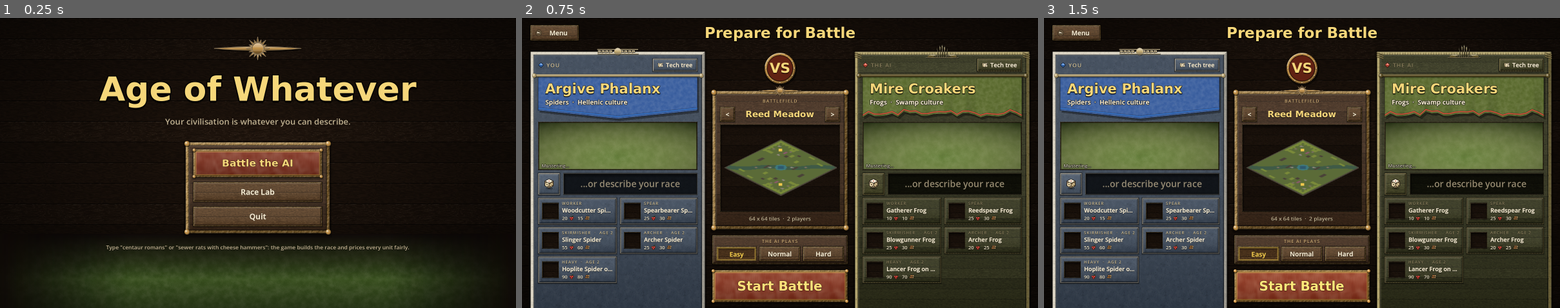
Above: before the commit, frames 1-3 (left to right).
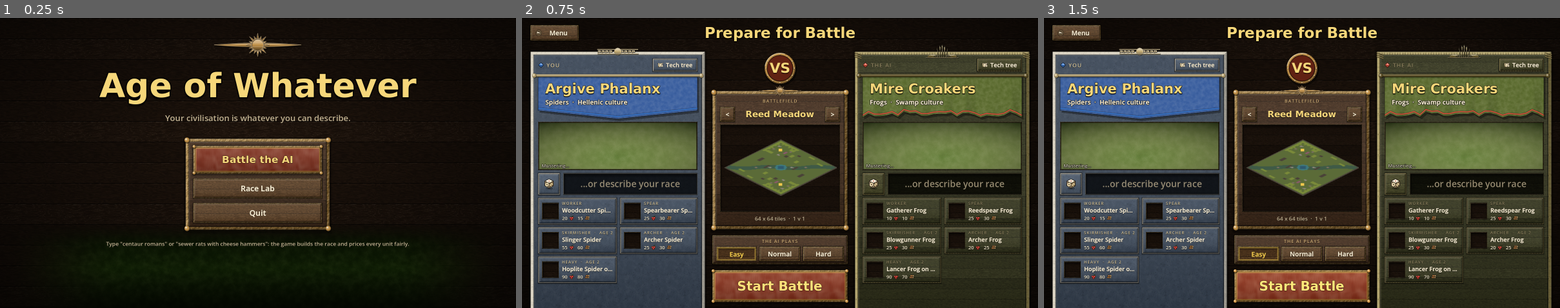
Above: after the commit, the same moments.

Repository: Casaide/age-of-anything
Game: Godot game, scene res://scenes/match_setup.tscn
The game is run twice, just before and just after one commit, with the same random seed, the same clock (stepped at 60 frames per second) and the same inputs.
Inputs:
- Up to frame 1 (0.25 s): no input
- Up to frame 2 (0.75 s): click "Battle the AI" at 0.5 s
- Up to frame 3 (1.5 s): click "Easy" at 1.25 s

The runs differ from the first frame. In frame 1, 20% of the frame differs, in the area x 8-92%, y 5-100%; in frame 2, 0.1%; in frame 3, 0.1%.

Commit message:
Lobby team games (a map with four starts: a compact panel per player in two teams, each with its dice, prompt and AI level; per-player prompts, rerolls, teams and levels into the match, a bot per AI player); the top bar shows how many workers are on each resource (Dominic); the title hill's armies bigger; after captures
Co-Authored-By: Claude Opus 5.5 <noreply@anthropic.com>

Diff:
--- a/data/families.json
+++ b/data/families.json
@@ -37,7 +37,7 @@
    "button": "wood",
    "button_colour": "#4c4c28",
    "primary": "felt",
-   "primary_colour": "#4e6a24",
+   "primary_colour": "#3e5a1e",
    "accent": "#b8e070",
    "metal": "#6a5a2a",
    "ornament": "reeds",
--- a/scenes/match_setup.gd
+++ b/scenes/match_setup.gd
@@ -8,6 +8,8 @@
 ## Start. The match runs in the game view with the AI on side 2 and comes back here when it ends.
 ## Each banner's "Tech tree" button opens that race's tech tree page (scenes/tech_tree.tscn).
 ## Everything has a fixed size, so nothing moves when a race or map changes (Dominic).
+## A map with more than two starts is a team game: a panel per player in two teams (you and an
+## AI ally against two AIs), each with its own dice, prompt and AI level, all rolled on entry.
 ## Run: godot --path . res://scenes/match_setup.tscn
 
 const DataLib := preload("res://src/data_lib.gd")
@@ -20,7 +22,8 @@
 const UiTheme := preload("res://src/view/ui/theme.gd")
 const Mat := preload("res://src/view/ui/ui_materials.gd")
 
-const MAPS := ["reed_meadow", "reed_meadow_large", "flat_test"]   # real maps; choke_test is a movement test (sim_debug lists it)
+const NOT_MAPS := ["choke_test"]   # a movement test (sim_debug lists it)
+var MAPS := _maps()   # every map in data/maps: the real ones first (by name), the test maps last
 const LEVELS := ["Easy", "Normal", "Hard"]
 
 const BASE := 20                 # the lobby's body type in UI pixels (Dominic: "text is all too small")
@@ -30,7 +33,8 @@
 const STAGE_H := 144
 const CARD_H := 72
 const NOTES_H := 70
-const MENU_STAGE_H := 230
+const MENU_STAGE_H := 270
+const MENU_ZOOM := 3.0           # the title screen's armies, bigger
 const STAGE_ZOOM := 2.0          # screen pixels per canvas unit on the preview stage
 const BAKE_AFTER := 0.6          # seconds of no typing before a prompt is re-baked
 const GRASS := Color("#4e6e2a")
@@ -47,8 +51,11 @@
 var map_name: Label
 var map_pic: TextureRect
 var map_note: Label
-var level_pick: OptionButton    # kept for the match (its selected index); shown as three buttons
+var map_data: Dictionary        # the map picked (its starts say how many players)
+var level_card: Control         # 1v1: how hard the AI plays (in a team game each AI panel has its own)
 var level_buttons: Array = []
+var left_col: VBoxContainer     # your team's panels
+var right_col: VBoxContainer    # the other team's
 var tree_page: Control          # the tech tree page, over everything while open
 var menu_layer: Node2D          # the title screen's hill, both armies on it
 var menu_stage: SubViewportContainer
@@ -68,10 +75,6 @@
 	add_child(kit)
 	theme = _theme("")
 	add_child(_backdrop())
-	level_pick = OptionButton.new()
-	for l in LEVELS:
-		level_pick.add_item(l)
-	level_pick.selected = 0
 	menu = _menu()
 	add_child(menu)
 	setup = _setup()
@@ -81,8 +84,6 @@
 	var audio := Audio.of(get_tree())
 	audio.ambience(false)
 	audio.music("lobby")
-	for i in sides.size():   # every side starts rolled (Dominic); the title screen shows the two armies
-		_roll(i)
 
 
 ## The lobby is a designed screen: laid out at DESIGN and scaled to fill the window; the UI-size
@@ -167,15 +168,13 @@
 	vp.add_child(fade)
 	menu_layer = Node2D.new()
 	menu_layer.y_sort_enabled = true
-	menu_layer.scale = Vector2.ONE * STAGE_ZOOM
+	menu_layer.scale = Vector2.ONE * MENU_ZOOM
 	vp.add_child(menu_layer)
-	var shade := TextureRect.new()   # the hill's ends in the dark, so the armies stand in a pool of light
-	shade.texture = _side_shade()
-	shade.size = Vector2(4000, MENU_STAGE_H)
-	shade.stretch_mode = TextureRect.STRETCH_SCALE
-	shade.mouse_filter = Control.MOUSE_FILTER_IGNORE
-	vp.add_child(shade)
-	menu_stage.resized.connect(func(): hill.size.x = menu_stage.size.x; fade.size.x = menu_stage.size.x; shade.size.x = menu_stage.size.x; _muster_menu())
+	var melt := ShaderMaterial.new()   # the hill melts into the table at its top and its ends: a pool of light, no edges
+	melt.shader = Shader.new()
+	melt.shader.code = "shader_type canvas_item;\nvoid fragment() {\n\tvec4 c = texture(TEXTURE, UV) * COLOR;\n\tc.a *= smoothstep(0.0, 0.3, UV.y) * smoothstep(0.0, 0.24, UV.x) * smoothstep(1.0, 0.76, UV.x);\n\tCOLOR = c;\n}\n"
+	menu_stage.material = melt
+	menu_stage.resized.connect(func(): hill.size.x = menu_stage.size.x; fade.size.x = menu_stage.size.x; _muster_menu())
 	root.add_child(menu_stage)
 
 	var centre := CenterContainer.new()
@@ -244,7 +243,7 @@
 		return
 	for n in menu_layer.get_children():
 		n.queue_free()
-	var w: float = menu_stage.size.x / STAGE_ZOOM
+	var w: float = menu_stage.size.x / MENU_ZOOM
 	if w <= 0.0 or kit.icons.is_empty():
 		return
 	for i in sides.size():
@@ -258,9 +257,9 @@
 			view.build(u.recipe, lib, s.team, u.eval.speed)
 			view.scale = Vector2.ONE * ArtKit.UNIT_SCALE
 			view.pose_steps = 8
-			view.art_px = ArtKit.ART_SCALE / STAGE_ZOOM
-			var x := w * (0.4 - 0.065 * k) if i == 0 else w * (0.6 + 0.065 * k)
-			view.position = Vector2(x, MENU_STAGE_H / STAGE_ZOOM * (0.62 if k % 2 == 0 else 0.78))
+			view.art_px = ArtKit.ART_SCALE / MENU_ZOOM
+			var x := w * (0.42 - 0.055 * k) if i == 0 else w * (0.58 + 0.055 * k)
+			view.position = Vector2(x, MENU_STAGE_H / MENU_ZOOM * (0.7 if k % 2 == 0 else 0.86))
 			view.face(1.0 if i == 0 else -1.0)
 			menu_layer.add_child(view)
 
@@ -302,10 +301,59 @@
 	row.add_theme_constant_override("separation", 22)
 	row.size_flags_vertical = Control.SIZE_EXPAND_FILL
 	col.add_child(row)
-	row.add_child(_side_panel(0, "You"))
+	left_col = VBoxContainer.new()
+	left_col.size_flags_horizontal = Control.SIZE_EXPAND_FILL
+	left_col.add_theme_constant_override("separation", 30)   # room for the lower panel's crest
+	row.add_child(left_col)
 	row.add_child(_centre())
-	row.add_child(_side_panel(1, "The AI"))
+	right_col = VBoxContainer.new()
+	right_col.size_flags_horizontal = Control.SIZE_EXPAND_FILL
+	right_col.add_theme_constant_override("separation", 30)
+	row.add_child(right_col)
+	_set_map(0)   # the map says how many sides: their panels are made (and rolled) there
 	return root
+
+
+## Which team player i of n is on: the map's "teams" if it has them (lists of start indices),
+## else the first half against the second; 1v1 is each for themselves.
+func _team_of(i: int, n: int) -> int:
+	if map_data.has("teams"):
+		for t in map_data.teams.size():
+			if i in map_data.teams[t].map(func(v): return int(v)):
+				return t
+	return i if n <= 2 else (0 if i < n / 2 else 1)
+
+
+## A panel per player: your team on the left, the other on the right; compact when there are
+## more than two. What was typed, rolled and picked for a player carries over when the map
+## changes; new players are rolled.
+func _build_sides(n: int) -> void:
+	var keep := []
+	for s in sides:
+		keep.append({"text": s.field.text, "rolled": s.rolled, "reroll": s.reroll, "level": s.level})
+	for c in left_col.get_children() + right_col.get_children():
+		c.get_parent().remove_child(c)
+		c.queue_free()
+	sides.clear()
+	var compact := n > 2
+	for i in n:
+		var t := _team_of(i, n)
+		var who := "You" if i == 0 else ("Your ally (AI)" if t == _team_of(0, n) else "The AI")
+		var panel := _side_panel(i, who, compact)
+		sides[i].side_team = t
+		(left_col if t == _team_of(0, n) else right_col).add_child(panel)
+	for i in n:
+		if i < keep.size():
+			sides[i].field.text = keep[i].text
+			sides[i].rolled = keep[i].rolled
+			sides[i].reroll = keep[i].reroll
+			sides[i].level = keep[i].level
+			_regenerate(i)
+		else:
+			_roll(i)
+	level_card.visible = not compact
+	for k in level_buttons.size():
+		level_buttons[k].set_pressed_no_signal(n > 1 and k == sides[1].level)
 
 
 ## The middle: the cast "vs", the map card, the AI's level, and Start.
@@ -356,9 +404,9 @@
 	map_note = UiTheme.label("", "Dim")
 	map_note.horizontal_alignment = HORIZONTAL_ALIGNMENT_CENTER
 	inner.add_child(map_note)
-	_set_map(0)
 	var level := PanelContainer.new()   # how hard the AI plays: three buttons, one lit
 	level.theme_type_variation = "Card"
+	level_card = level
 	col.add_child(level)
 	var lcol := VBoxContainer.new()
 	lcol.add_theme_constant_override("separation", 6)
@@ -374,10 +422,10 @@
 		var b := UiTheme.button(LEVELS[k])
 		b.toggle_mode = true
 		b.button_group = group
-		b.button_pressed = k == level_pick.selected
+		b.button_pressed = k == 0
 		b.size_flags_horizontal = Control.SIZE_EXPAND_FILL
 		b.custom_minimum_size.y = 46
-		b.toggled.connect(func(on): if on: level_pick.selected = k)
+		b.toggled.connect(func(on): if on and sides.size() > 1: sides[1].level = k)
 		lrow.add_child(b)
 		level_buttons.append(b)
 	var start := UiTheme.button("Start Battle", true)
@@ -396,12 +444,15 @@
 
 
 ## One side's panel, in its race's culture: who it is and the tech tree, the race's banner,
-## its army on a lit stage, the dice and the prompt, the roster as cards, the notes.
-func _side_panel(i: int, who: String) -> Control:
+## its army on a lit stage, the dice and the prompt, the roster as cards, the notes. Compact (a
+## team game, two panels a column): a smaller banner and stage, the roster as portraits (their
+## names and costs on hover), the notes on the banner's hover, an AI's level in its top row.
+func _side_panel(i: int, who: String, compact := false) -> Control:
 	var team := Color(lib.palettes.teams[i])
 	var card := PanelContainer.new()
 	card.theme_type_variation = "CrestFrame"
 	card.size_flags_horizontal = Control.SIZE_EXPAND_FILL
+	card.size_flags_vertical = Control.SIZE_EXPAND_FILL   # two to a column share it; the stages take the slack
 	var col := VBoxContainer.new()
 	col.add_theme_constant_override("separation", 9)
 	card.add_child(col)
@@ -417,21 +468,32 @@
 	whol.size_flags_horizontal = Control.SIZE_EXPAND_FILL
 	whol.size_flags_vertical = Control.SIZE_SHRINK_CENTER
 	top.add_child(whol)
+	if compact and i > 0:   # this AI's level, in its own panel
+		var group := ButtonGroup.new()
+		for k in LEVELS.size():
+			var lb := UiTheme.button(LEVELS[k])
+			lb.toggle_mode = true
+			lb.button_group = group
+			lb.button_pressed = k == 0
+			lb.add_theme_font_size_override("font_size", 15)
+			lb.custom_minimum_size = Vector2(0, 38)
+			lb.toggled.connect(func(on): if on: sides[i].level = k)
+			top.add_child(lb)
 	var tree_b := UiTheme.button("Tech tree")
 	tree_b.icon = Icons.texture("research")
 	tree_b.add_theme_constant_override("icon_max_width", 22)
-	tree_b.add_theme_font_size_override("font_size", 18)
+	tree_b.add_theme_font_size_override("font_size", 16 if compact else 18)
 	tree_b.tooltip_text = "Everything this race can build, train and research, and its bonuses"
 	tree_b.pressed.connect(func(): _open_tree(i))
 	top.add_child(tree_b)
 	col.add_child(top)
 	var banner := PanelContainer.new()
-	banner.custom_minimum_size.y = BANNER_H
+	banner.custom_minimum_size.y = 72 if compact else BANNER_H
 	var bcol := VBoxContainer.new()
 	bcol.add_theme_constant_override("separation", -2)
 	banner.add_child(bcol)
 	var name := UiTheme.label("", "Title")
-	name.add_theme_font_size_override("font_size", 42)
+	name.add_theme_font_size_override("font_size", 30 if compact else 42)
 	name.clip_text = true
 	name.text_overrun_behavior = TextServer.OVERRUN_TRIM_ELLIPSIS
 	bcol.add_child(name)
@@ -447,7 +509,7 @@
 	well.size_flags_vertical = Control.SIZE_EXPAND_FILL   # the stage takes what the window spares
 	col.add_child(well)
 	var stage := SubViewportContainer.new()
-	stage.custom_minimum_size = Vector2(0, STAGE_H)
+	stage.custom_minimum_size = Vector2(0, 84 if compact else STAGE_H)
 	stage.size_flags_vertical = Control.SIZE_EXPAND_FILL
 	stage.stretch = true
 	var vp := SubViewport.new()
@@ -481,6 +543,7 @@
 	status.size_flags_vertical = Control.SIZE_SHRINK_END
 	status.size_flags_horizontal = Control.SIZE_SHRINK_BEGIN
 	status.mouse_filter = Control.MOUSE_FILTER_IGNORE
+	status.visible = not compact
 	well.add_child(status)
 	# The dice, then the prompt (Dominic: the dice is the main thing; every side starts rolled,
 	# the box starts empty, no menu of presets).
@@ -490,7 +553,7 @@
 	var dice := Button.new()
 	dice.icon = Icons.texture("dice")
 	dice.expand_icon = true
-	dice.custom_minimum_size = Vector2(68, 68)
+	dice.custom_minimum_size = Vector2.ONE * (54 if compact else 68)
 	dice.focus_mode = Control.FOCUS_NONE
 	dice.tooltip_text = "Roll the dice: a new race (with words in the box, another roll of those words)"
 	dice.pressed.connect(func(): _roll(i))
@@ -498,18 +561,18 @@
 	prompt.add_child(dice)
 	var field := LineEdit.new()
 	field.placeholder_text = "...or describe your race"
-	field.custom_minimum_size = Vector2(0, 68)
+	field.custom_minimum_size = Vector2(0, 54 if compact else 68)
 	field.size_flags_horizontal = Control.SIZE_EXPAND_FILL
 	field.alignment = HORIZONTAL_ALIGNMENT_CENTER
-	field.add_theme_font_size_override("font_size", 28)
+	field.add_theme_font_size_override("font_size", 22 if compact else 28)
 	field.text_changed.connect(func(_t): sides[i].reroll = 0; _regenerate(i))
 	field.text_submitted.connect(func(_t): _regenerate(i))   # Enter shows the race; only Start starts (Fable)
 	prompt.add_child(field)
 	var units := GridContainer.new()   # the roster as cards: portrait, name, role and cost
-	units.columns = 2
-	units.add_theme_constant_override("h_separation", 10)
+	units.columns = 6 if compact else 2
+	units.add_theme_constant_override("h_separation", 8 if compact else 10)
 	units.add_theme_constant_override("v_separation", 8)
-	units.custom_minimum_size.y = CARD_H * 3 + 16
+	units.custom_minimum_size.y = 54 if compact else CARD_H * 3 + 16
 	col.add_child(units)
 	var roster := RichTextLabel.new()   # the generator's notes
 	roster.bbcode_enabled = true
@@ -521,8 +584,10 @@
 	roster.add_theme_constant_override("line_separation", -2)
 	roster.add_theme_color_override("default_color", Color("#e8d8a8"))
 	col.add_child(roster)
+	roster.visible = not compact
 	sides.append({"field": field, "dice": dice, "reroll": 0, "rolled": "", "race": {}, "name": name, "line": line, "roster": roster, "units": units,
-		"stage": stage, "vp": vp, "layer": layer, "status": status, "dirty_at": 0.0, "team": team, "panel": card, "banner": banner, "family": "?"})
+		"stage": stage, "vp": vp, "layer": layer, "status": status, "dirty_at": 0.0, "team": team, "panel": card, "banner": banner, "family": "?",
+		"level": 0, "side_team": i, "compact": compact})
 	return card
 
 
@@ -615,12 +680,13 @@
 		s.units.remove_child(n)
 		n.queue_free()
 	for u in race.units:
-		s.units.add_child(_unit_card(u))
+		s.units.add_child(_unit_chip(u) if s.compact else _unit_card(u))
 	var lines := []
 	for n in race.notes:
 		lines.append("[i]%s[/i]" % n)
 	s.roster.text = "\n".join(lines)
 	s.roster.tooltip_text = "\n".join(race.notes)
+	s.banner.tooltip_text = "\n".join(race.notes)
 	s.status.text = "  Mustering..."
 	s.dirty_at = Time.get_ticks_msec() / 1000.0
 
@@ -672,6 +738,29 @@
 	for k in mini(n, s.units.get_child_count()):
 		var pic: TextureRect = s.units.get_child(k).find_child("portrait", true, false)
 		pic.texture = kit.icons.get("%d:%s" % [side, units[k].recipe.slot])
+
+
+## A team game's roster entry: the portrait alone in a well; name, role and cost on hover.
+func _unit_chip(u: Dictionary) -> Control:
+	var well := PanelContainer.new()
+	well.add_theme_stylebox_override("panel", _stage_well())
+	well.custom_minimum_size = Vector2(54, 54)
+	var role: Dictionary = {}
+	for r in rules.roster:
+		if r.slot == u.recipe.slot:
+			role = r
+	var cost := []
+	for r in ["food", "wood", "stone", "gold"]:
+		if int(u.eval.cost.get(r, 0)) > 0:
+			cost.append("%d %s" % [int(u.eval.cost[r]), r])
+	well.tooltip_text = "%s (%s)\n%s\n%s" % [u.recipe.name, role.get("name", u.recipe.slot), ", ".join(cost), role.get("desc", "")]
+	var pic := TextureRect.new()
+	pic.name = "portrait"
+	pic.expand_mode = TextureRect.EXPAND_IGNORE_SIZE
+	pic.stretch_mode = TextureRect.STRETCH_KEEP_ASPECT_CENTERED
+	pic.texture_filter = CanvasItem.TEXTURE_FILTER_NEAREST
+	well.add_child(pic)
+	return well
 
 
 ## A roster card: the unit's portrait in a well (filled in once the army is baked), its name,
@@ -768,11 +857,24 @@
 	tree_page.open(s.race, rules, lib, kit, side, s.team)
 
 
+static func _maps() -> Array:
+	var ids := []
+	for f in DirAccess.get_files_at("res://data/maps"):
+		if f.ends_with(".json") and not f.get_basename() in NOT_MAPS:
+			ids.append(f.get_basename())
+	ids.sort_custom(func(a, b): return a < b if a.contains("test") == b.contains("test") else b.contains("test"))
+	return ids
+
+
 func _set_map(k: int) -> void:
 	map_index = posmod(k, MAPS.size())
 	var m: Dictionary = DataLib.load_json("res://data/maps/%s.json" % MAPS[map_index])
+	map_data = m
+	if m.starts.size() != sides.size():
+		_build_sides(m.starts.size())
 	map_name.text = m.name
-	map_note.text = "%d x %d tiles  ·  %d players" % [int(m.width), int(m.height), m.starts.size()]
+	var n: int = m.starts.size()
+	map_note.text = "%d x %d tiles  ·  %s" % [int(m.width), int(m.height), "1 v 1" if n == 2 else "%d v %d" % [n / 2, n - n / 2]]
 	map_pic.texture = ImageTexture.create_from_image(_map_image(m))
 
 
@@ -802,11 +904,14 @@
 func _play() -> void:
 	Audio.of(get_tree()).play("ui_start")
 	var view = load("res://scenes/sim_debug.tscn").instantiate()
-	view.prompts = [_prompt(0), _prompt(1)]
-	view.rerolls = [sides[0].reroll, sides[1].reroll]
+	view.prompts = range(sides.size()).map(func(i): return _prompt(i))
+	view.rerolls = sides.map(func(s): return s.reroll)
+	view.player_teams = sides.map(func(s): return s.side_team)
+	view.ai_levels = sides.map(func(s): return LEVELS[s.level].to_lower())
+	view.ai_levels[0] = ""   # you
 	view.map_id = MAPS[map_index]
 	view.vs_ai = true
-	view.ai_level = ["easy", "normal", "hard"][level_pick.selected]
+	view.ai_level = view.ai_levels[1]
 	get_tree().root.add_child(view)
 	get_tree().current_scene = view
 	queue_free()
@@ -851,20 +956,7 @@
 	g.fill_from = Vector2(0.5, 0.0)
 	g.fill_to = Vector2(0.5, 1.0)
 	var grad := Gradient.new()
-	grad.offsets = PackedFloat32Array([0.0, 0.3, 0.55, 1.0])
-	grad.colors = PackedColorArray([Color(0.06, 0.04, 0.03, 1.0), Color(0.06, 0.04, 0.03, 0.55), Color(0, 0, 0, 0.05), Color(0, 0, 0, 0.5)])
+	grad.offsets = PackedFloat32Array([0.0, 0.55, 1.0])
+	grad.colors = PackedColorArray([Color(0, 0, 0, 0.35), Color(0, 0, 0, 0.0), Color(0, 0, 0, 0.5)])
 	g.gradient = grad
 	return g
-
-
-func _side_shade() -> Texture2D:
-	var g := GradientTexture2D.new()
-	g.width = 256
-	g.height = 8
-	g.fill_from = Vector2(0.0, 0.5)
-	g.fill_to = Vector2(1.0, 0.5)
-	var grad := Gradient.new()
-	grad.offsets = PackedFloat32Array([0.0, 0.25, 0.75, 1.0])
-	grad.colors = PackedColorArray([Color(0.05, 0.03, 0.02, 0.95), Color(0, 0, 0, 0), Color(0, 0, 0, 0), Color(0.05, 0.03, 0.02, 0.95)])
-	g.gradient = grad
-	return g
--- a/scenes/sim_debug.gd
+++ b/scenes/sim_debug.gd
@@ -139,6 +139,8 @@
 var autoplay := false
 var army := false           # also spawn a test army per side (F7 toggles and restarts)
 var ai_level := "normal"    # easy, normal or hard (data/ai.json levels; picked in the lobby)
+var ai_levels: Array = []   # per player in a match against the AI: its level, "" for you (player 0); empty: every other player at ai_level
+var player_teams: Array = [] # per player: its team (allies share one); empty: everyone for themselves
 var vs_ai := false          # side 2 is played by the AI (set by the match setup screen)
 var banner: Label           # victory / defeat
 var pause_menu: Control     # Esc against the AI: resume, surrender, back to the menu
@@ -307,9 +309,9 @@
 	map = SimMap.load_id(map_id)
 	var races := []
 	for k in race_prompts.size():
-		races.append(gen.generate(race_prompts[k], rules, rerolls[k]))
+		races.append(gen.generate(race_prompts[k], rules, rerolls[k] if k < rerolls.size() else 0))
 	await _bake(races)
-	_attach(World.new(SEED, map, races, rules))
+	_attach(World.new(SEED, map, races, rules, player_teams))
 	playback = {}
 	audio.music_age(world.ages[active])
 	audio.ambience(true)
@@ -494,9 +496,13 @@
 	if not playback.is_empty():
 		clock.bots = []
 	elif on:
-		clock.bots = [Bot.new(0), Bot.new(1)]   # watch two AIs play
+		clock.bots = range(world.races.size()).map(func(p): return Bot.new(p))   # watch the AIs play
 	else:
-		clock.bots = [Bot.new(1, {}, ai_level)] if vs_ai else []
+		clock.bots = []
+		if vs_ai:   # a bot for every player but you, each at its own level
+			for p in range(1, world.races.size()):
+				var lv: String = ai_levels[p] if p < ai_levels.size() and ai_levels[p] != "" else ai_level
+				clock.bots.append(Bot.new(p, {}, lv))
 
 
 # ------------------------------------------------------------------ input
@@ -2028,6 +2034,7 @@
 	var ages: Array = world.tech.ages.filter(func(a): return int(a.age) == world.ages[active])
 	var age: Dictionary = ages[0] if not ages.is_empty() else {}
 	top_bar.show_idle(_idle_workers().size())
+	top_bar.show_workers(_gatherers(active))
 	top_bar.show_state(stock, world.pop[active], world.pop_cap[active], world.races[active].name, world.tick / World.TICK_HZ)
 	var next := ""
 	var frac := 0.0
@@ -2036,6 +2043,36 @@
 			next = Tech.next_age(world, active).get("name", "")
 			frac = float(world.buildings.train[b]) / float(Tech.head_ticks(world, b)) if Tech.head(world, b) == Tech.AGE_UP else 0.0   # 0 while it waits its turn
 	top_bar.show_age(world.ages[active], age.get("name", "Age %d" % world.ages[active]), next, frac)
+
+
+## Your workers on each resource, by what they do: {resource id: {verb: count}}. A worker
+## counts while it gathers or carries a load home, or chases game; by the ground it works
+## (a farm's field or paddy is farming, a carcass hunting, a bush foraging, reeds chopping,
+## stone and gold mining). View only.
+const WORK_VERBS := {"field": "farming", "paddy": "farming", "carcass": "hunting", "bugbush": "foraging", "reeds": "chopping",
+	"stone": "mining", "gold": "mining"}
+
+func _gatherers(p: int) -> Dictionary:
+	var out := {}
+	var u := world.units
+	for i in u.count():
+		if u.owner[i] != p or not world.types[u.kind[i]].worker:
+			continue
+		var res := ""
+		var verb := ""
+		if (u.task[i] == Economy.GATHER or u.task[i] == Economy.RETURN) and u.carry_kind[i] > 0:
+			res = world.resources[u.carry_kind[i] - 1]
+			var cell: int = u.home[i] if u.home[i] >= 0 else u.target[i]
+			verb = WORK_VERBS.get(map.terrain_at(cell), "gathering") if u.task[i] == Economy.GATHER or u.home[i] >= 0 else "gathering"
+		elif u.foe[i] != 0 and _owner_of(u.foe[i]) == world.gaia:
+			res = "food"
+			verb = "hunting"
+		if res == "":
+			continue
+		if not out.has(res):
+			out[res] = {}
+		out[res][verb] = int(out[res].get(verb, 0)) + 1
+	return out
 
 
 func _bar_text() -> String:
--- a/src/view/top_bar.gd
+++ b/src/view/top_bar.gd
@@ -3,6 +3,8 @@
 ## with your stock of each resource sunk in a plaque with its icon, your population against the
 ## cap (red when it's full), your race's name, the age badge, idle workers, the tech tree (F2)
 ## and the match clock. Resources come from data, so a new one shows up here by itself.
+## Under each stock, how many of your workers are on it (a small worker and a count; the
+## breakdown, farming / foraging / hunting..., on hover).
 
 const Icons := preload("res://src/view/art/icons.gd")
 const UiTheme := preload("res://src/view/ui/theme.gd")
@@ -13,6 +15,8 @@
 signal tree_pressed
 
 var _values := {}    # key -> Label
+var _workers := {}   # resource id -> Label: how many work it
+var _plaques := {}   # resource id -> its plaque (the breakdown is its tooltip)
 var _idle: Button
 var _title: Label
 var _clock: Label
@@ -39,11 +43,32 @@
 		icon.stretch_mode = TextureRect.STRETCH_KEEP_ASPECT_CENTERED
 		icon.custom_minimum_size = Vector2(28, 28)
 		cell.add_child(icon)
+		var nums := VBoxContainer.new()
+		nums.add_theme_constant_override("separation", -4)
+		nums.size_flags_vertical = Control.SIZE_SHRINK_CENTER
+		cell.add_child(nums)
 		var value := UiTheme.label("", "Name")
 		value.add_theme_font_size_override("font_size", 20)
 		value.custom_minimum_size.x = 66 if id == "pop" else 50
-		cell.add_child(value)
+		nums.add_child(value)
 		_values[id] = value
+		if id != "pop":   # who's on it: a small worker and a count
+			var line := HBoxContainer.new()
+			line.add_theme_constant_override("separation", 3)
+			var who := TextureRect.new()
+			who.texture = Icons.texture("res_pop")
+			who.expand_mode = TextureRect.EXPAND_IGNORE_SIZE
+			who.stretch_mode = TextureRect.STRETCH_KEEP_ASPECT_CENTERED
+			who.custom_minimum_size = Vector2(14, 14)
+			who.modulate = Color(1, 1, 1, 0.85)
+			line.add_child(who)
+			var n := UiTheme.label("0", "Name")
+			n.add_theme_font_size_override("font_size", 15)
+			n.add_theme_color_override("font_color", Color("#d8c8a0"))
+			line.add_child(n)
+			nums.add_child(line)
+			_workers[id] = n
+			_plaques[id] = plaque
 		row.add_child(plaque)
 	_title = UiTheme.label("", "Heading")
 	_title.add_theme_font_size_override("font_size", 22)
@@ -128,6 +153,20 @@
 		_age_bar.value = frac * 100.0
 
 
+## work: {resource id: {verb: count}} (e.g. food: {farming: 6, foraging: 2, hunting: 1}).
+func show_workers(work: Dictionary) -> void:
+	for id in _workers:
+		var jobs: Dictionary = work.get(id, {})
+		var total := 0
+		var parts := []
+		for verb in jobs:
+			total += int(jobs[verb])
+			parts.append("%d %s" % [jobs[verb], verb])
+		_workers[id].text = str(total)
+		_workers[id].modulate.a = 1.0 if total > 0 else 0.55
+		_plaques[id].tooltip_text = "%s: %s" % [String(id).capitalize(), ", ".join(parts) if total > 0 else "nobody on it"]
+
+
 func show_idle(n: int) -> void:
 	_idle.text = str(n)
 	_idle.modulate = Color(1, 1, 1, 1.0 if n > 0 else 0.5)
Not shown, changed: docs/milestones/m19-ui.md
Not shown, changed: docs/reviews/m19/ui-review.md
